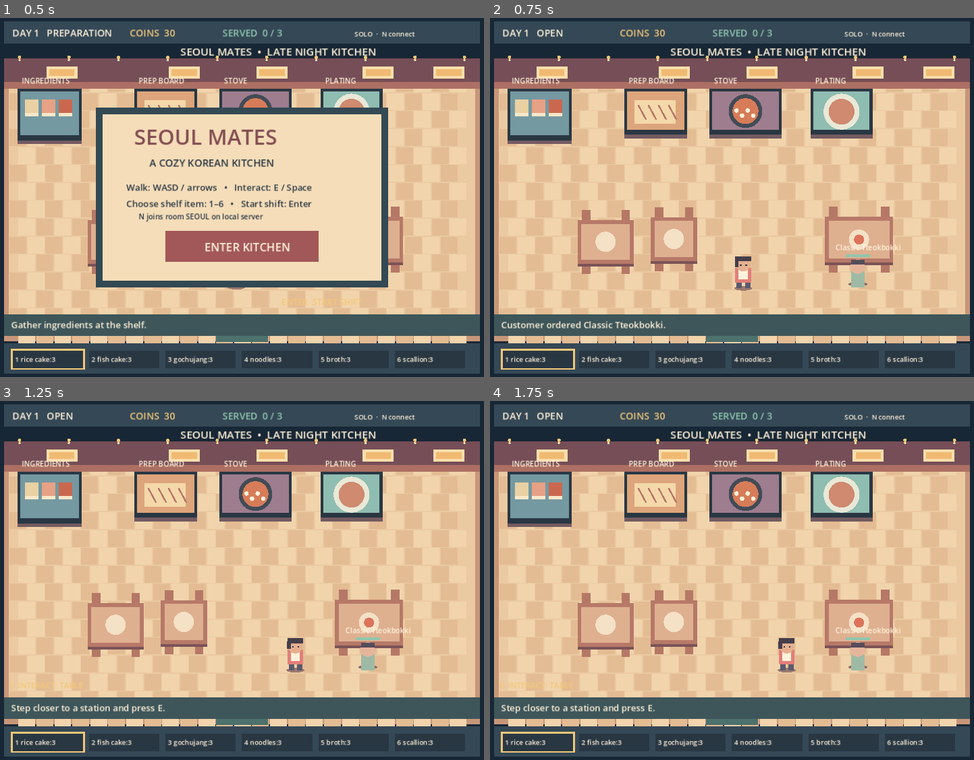
Above: before the commit, frames 1-4 (two rows, left to right).
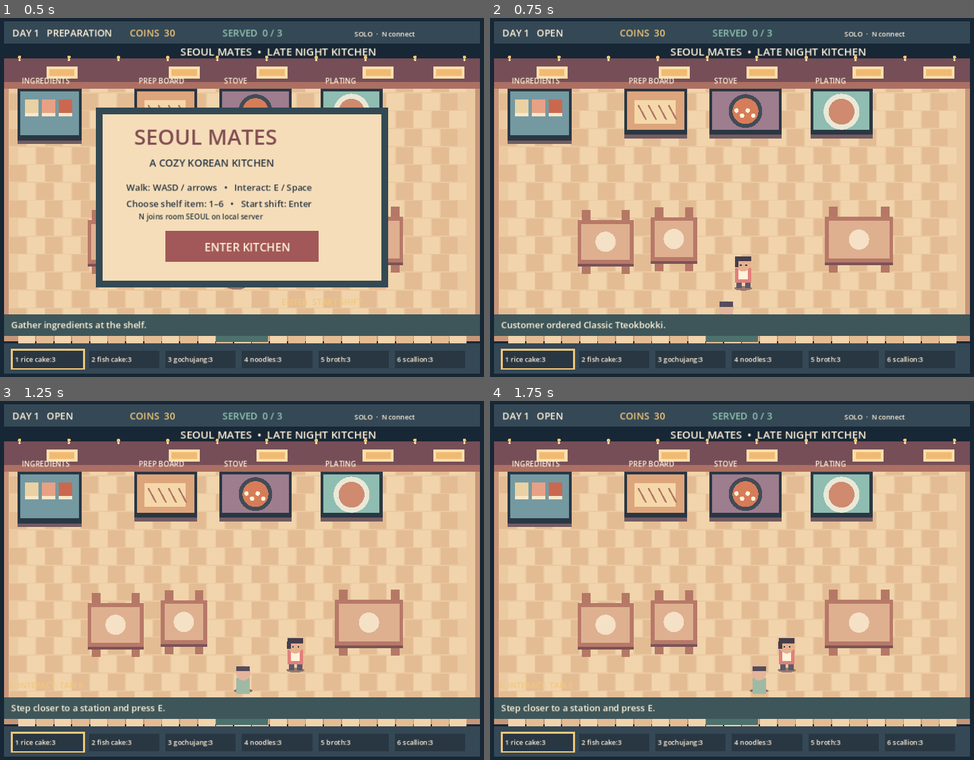
Above: after the commit, the same moments.

Repository: capybarawombat/seoul-mates
Game: Godot game, scene res://scenes/main.tscn
Same seed, same stepped clock (60 frames per second), same inputs: the game is played once before the commit and once after it.
Inputs (mouse positions are in pixels of both pictures, inside the frame that each line leads up to):
- Up to frame 1 (0.5 s): no input
- Up to frame 2 (0.75 s): tap Enter at 0.5, 0.6 s; move the mouse to (848, 179) at 0.52 s; hold D from 0.53 s (still down); click (848, 179) at 0.67 s
- Up to frame 3 (1.25 s): keep holding D; tap Space at 0.77 s; tap E at 0.8 s
- Up to frame 4 (1.75 s): release D at 1.25 s; drag from (625, 598) to (702, 652) at 1.27 s

Frame 1 is identical in both runs. In frame 2, 0.4% of the frame differs, in the area x 47-85%, y 60-83%; in frame 3, 0.5%, in the area x 48-85%, y 60-82%; in frame 4, 0.5%.

Commit message:
Animate customer arrival and departure in shared shift

Diff:
--- a/scripts/main.gd
+++ b/scripts/main.gd
@@ -391,19 +391,20 @@
 	draw_rect(rect, Color("b77968"))
 	draw_rect(rect.grow(-7), Color("deb090"))
 	draw_circle(rect.get_center(), 18, Color("f5e1c6"))
-	if occupied and state.phase == "OPEN":
+	if occupied and state.customer_stage == "seated":
 		draw_circle(rect.get_center(), 9, Color("dc745b"))
 
 func _draw_customer() -> void:
-	if state.phase != "OPEN": return
-	var pos := Vector2(704, 458)
+	if state.phase != "OPEN" or state.customer_stage == "absent": return
+	var pos: Vector2 = state.customer_position
 	_ellipse(Rect2(pos.x - 17, pos.y + 13, 34, 7), Color("8e6c68"))
 	draw_rect(Rect2(pos.x - 12, pos.y - 6, 24, 28), Color("9ebaa5"))
 	draw_circle(pos + Vector2(0, -15), 13, Color("e5b59b"))
 	draw_rect(Rect2(pos.x - 12, pos.y - 27, 24, 9), Color("554c5b"))
-	_label(pos + Vector2(-40, -44), state.recipes[state.order]["name"], 13, CREAM)
-	draw_rect(Rect2(pos.x - 22, pos.y - 36, 44, 4), Color("534c58"))
-	draw_rect(Rect2(pos.x - 22, pos.y - 36, 44 * state.customer_patience, 4), MINT)
+	if state.customer_stage == "seated":
+		_label(pos + Vector2(-40, -44), state.recipes[state.order]["name"], 13, CREAM)
+		draw_rect(Rect2(pos.x - 22, pos.y - 36, 44, 4), Color("534c58"))
+		draw_rect(Rect2(pos.x - 22, pos.y - 36, 44 * state.customer_patience, 4), MINT)
 
 func _draw_player() -> void:
 	var bounce := sin(walk_time) * 2.0 if moving else 0.0
--- a/scripts/restaurant_state.gd
+++ b/scripts/restaurant_state.gd
@@ -20,6 +20,9 @@
 var phase: String = "PREPARATION"
 var message: String = "Gather ingredients at the shelf."
 var customer_patience: float = 1.0
+var customer_stage: String = "absent"
+var customer_position: Vector2 = Vector2(470, 545)
+var customer_waypoint: int = 0
 var action_count: int = 0
 var station_owner: int = 0
 
@@ -40,6 +43,9 @@
 		phase = "OPEN"
 		order = "tteokbokki" if served % 2 == 0 else "ramyeon"
 		customer_patience = 1.0
+		customer_stage = "entering"
+		customer_position = Vector2(470, 545)
+		customer_waypoint = 0
 		message = "Customer ordered %s." % recipes[order]["name"]
 
 func held(player_id: int = 1) -> String:
@@ -130,7 +136,8 @@
 
 func tick(delta: float) -> void:
 	if phase == "OPEN":
-		customer_patience = maxf(0.0, customer_patience - delta / 210.0)
+		_tick_customer(delta)
+		if customer_stage == "seated": customer_patience = maxf(0.0, customer_patience - delta / 210.0)
 	if session.is_empty() or not ingredients_complete():
 		return
 	var heat: float = session["heat"]
@@ -144,6 +151,24 @@
 		session["burn"] = minf(1.0, float(session["burn"]) + delta * 0.055)
 	if float(session["doneness"]) > 1.0:
 		session["burn"] = minf(1.0, float(session["burn"]) + delta * 0.03)
+
+func _tick_customer(delta: float) -> void:
+	var arrival: Array[Vector2] = [Vector2(470, 500), Vector2(790, 500), Vector2(790, 458), Vector2(704, 458)]
+	var departure: Array[Vector2] = [Vector2(790, 458), Vector2(790, 500), Vector2(470, 500), Vector2(470, 545)]
+	if customer_stage != "entering" and customer_stage != "leaving": return
+	var path: Array[Vector2] = arrival if customer_stage == "entering" else departure
+	if customer_waypoint >= path.size(): return
+	customer_position = customer_position.move_toward(path[customer_waypoint], delta * 92.0)
+	if customer_position.distance_to(path[customer_waypoint]) < 0.5:
+		customer_waypoint += 1
+		if customer_waypoint >= path.size():
+			if customer_stage == "entering":
+				customer_stage = "seated"
+			else:
+				customer_stage = "entering"
+				customer_position = Vector2(470, 545)
+				customer_waypoint = 0
+				customer_patience = 1.0
 
 func plate(amount: float) -> bool:
 	if session.is_empty() or not ingredients_complete():
@@ -168,7 +193,7 @@
 	return true
 
 func serve() -> bool:
-	if phase != "OPEN" or dish.is_empty() or dish["recipe"] != order:
+	if phase != "OPEN" or customer_stage != "seated" or dish.is_empty() or dish["recipe"] != order:
 		return false
 	var price: int = recipes[order]["price"]
 	var earned: int = roundi(float(price) * (0.5 + float(dish["quality"]) / 200.0) * (0.65 + customer_patience * 0.35))
@@ -178,10 +203,12 @@
 	action_count += 1
 	if served >= target_orders:
 		phase = "RESULTS"
+		customer_stage = "absent"
 		message = "Shift complete! Earned meals: %d. Press Enter for next day." % served
 	else:
 		order = "tteokbokki" if served % 2 == 0 else "ramyeon"
-		customer_patience = 1.0
+		customer_stage = "leaving"
+		customer_waypoint = 0
 		message = "+%d coins! Next order: %s." % [earned, recipes[order]["name"]]
 	return true
 
@@ -222,7 +249,7 @@
 	return true
 
 func snapshot() -> Dictionary:
-	return {"version": 1, "money": money, "day": day, "served": …(210 unchanged characters)… customer_patience": customer_patience, "action_count": action_count, "station_owner": station_owner}
+	return {"version": 1, "money": money, "day": day, "served": …(210 unchanged characters)… customer_patience": customer_patience, "customer_stage": customer_stage, "customer_position": customer_position, "customer_waypoint": customer_waypoint, "action_count": action_count, "station_owner": station_owner}
 
 func apply_snapshot(data: Dictionary) -> bool:
 	if int(data.get("version", 0)) != 1:
@@ -238,6 +265,9 @@
 	dish = data.get("dish", dish).duplicate(true)
 	session = data.get("session", session).duplicate(true)
 	customer_patience = float(data.get("customer_patience", customer_patience))
+	customer_stage = str(data.get("customer_stage", customer_stage))
+	customer_position = data.get("customer_position", customer_position)
+	customer_waypoint = int(data.get("customer_waypoint", customer_waypoint))
 	action_count = int(data.get("action_count", action_count))
 	station_owner = int(data.get("station_owner", station_owner))
 	carried = held(1)
--- a/tests/test_state.gd
+++ b/tests/test_state.gd
@@ -9,6 +9,7 @@
 	assert(game.phase == "PREPARATION")
 	game.start_shift()
 	assert(game.phase == "OPEN")
+	assert(game.customer_stage == "entering")
 	assert(game.order == "tteokbokki")
 	assert(game.begin_cooking())
 	assert(not game.begin_cooking())
@@ -32,11 +33,13 @@
 		game.tick(0.05)
 		game.stir(0.01)
 	assert(float(game.session["doneness"]) >= 0.4)
+	assert(game.customer_stage == "seated")
 	for i in range(3): assert(game.plate(0.35))
 	assert(game.dish["recipe"] == "tteokbokki")
 	assert(game.station_owner == 0)
 	assert(not game.plate(0.35))
 	assert(game.serve())
+	assert(game.customer_stage == "leaving")
 	assert(not game.serve())
 	assert(game.served == 1)
 	assert(game.order == "ramyeon")
@@ -47,6 +50,7 @@
 	_cook_order(game)
 	assert(game.serve())
 	assert(game.phase == "RESULTS")
+	assert(game.customer_stage == "absent")
 	assert(game.served == 3)
 	assert(not game.serve())
 	game.start_shift()
Not shown, changed: docs/ARCHITECTURE.md
Not shown, changed: docs/DEVELOPMENT_STATUS.md
Not shown, changed: docs/GAME_DESIGN.md
Not shown, changed: docs/KNOWN_ISSUES.md
Not shown, changed: docs/TEST_REPORT.md
